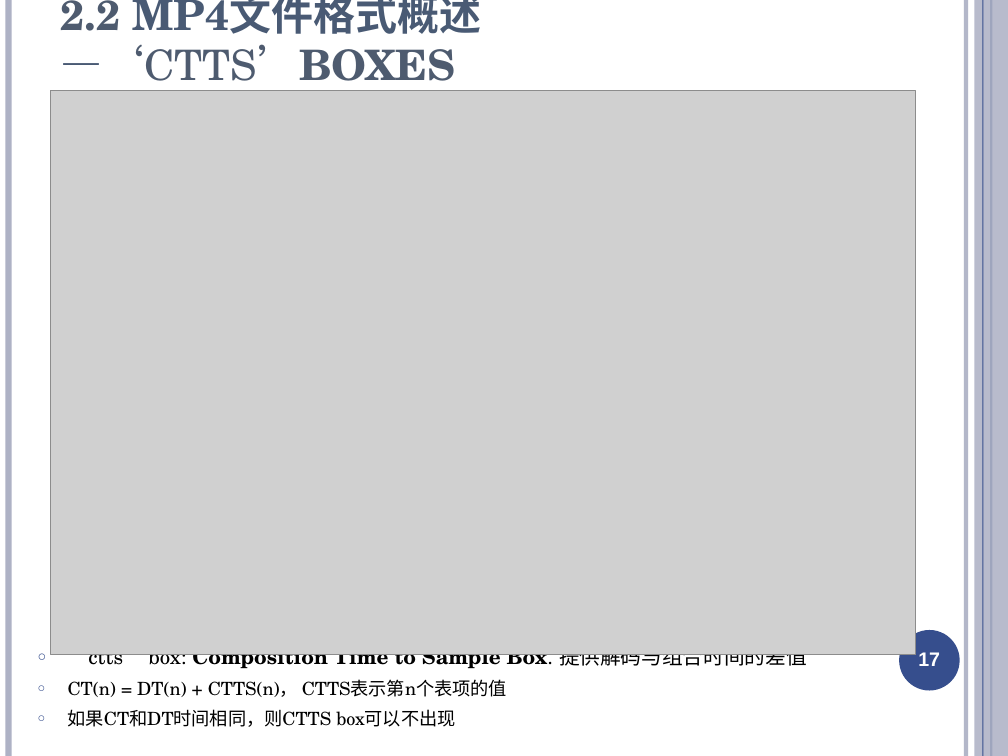
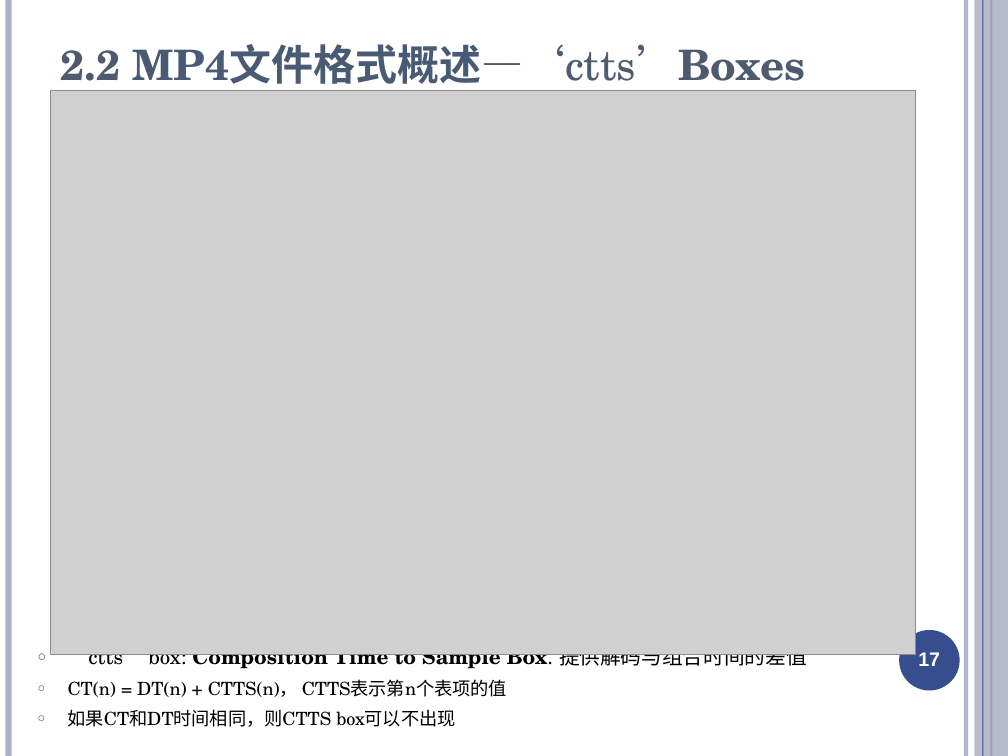
Before and after one commit to ty6815/AvStackDocs, a slide deck: slide 17 of media format/mp4/Fmp4文件格式介绍.ppt. Drawn at 1008x756 pixels with LibreOffice and Linux fonts; fonts in the diff are those of the drawing; grey boxes stand for pictures. Boxes give left, top, right and bottom in pixels: in the first picture for what was removed or moved away, otherwise in the second. Text is boxed around its words. In the diff, an @@ line names an element or a change of style, - is before the commit and + after.

```diff
--- a/media format/mp4/Fmp4文件格式介绍.ppt
+++ b/media format/mp4/Fmp4文件格式介绍.ppt
@@ title at bbox=[60, 44, 805, 95]: text changed @@
-2.2 MP4文件格式概述—‘CTTS’BOXES
+2.2 MP4文件格式概述—‘ctts’Boxes
```
Also in this commit, not shown: 31 other slides changed, 19 other files.
